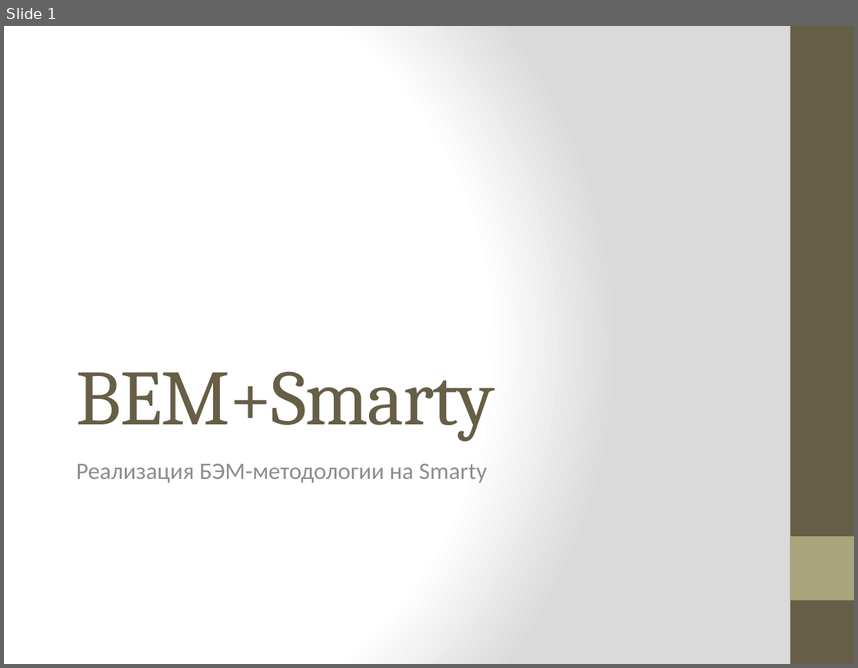
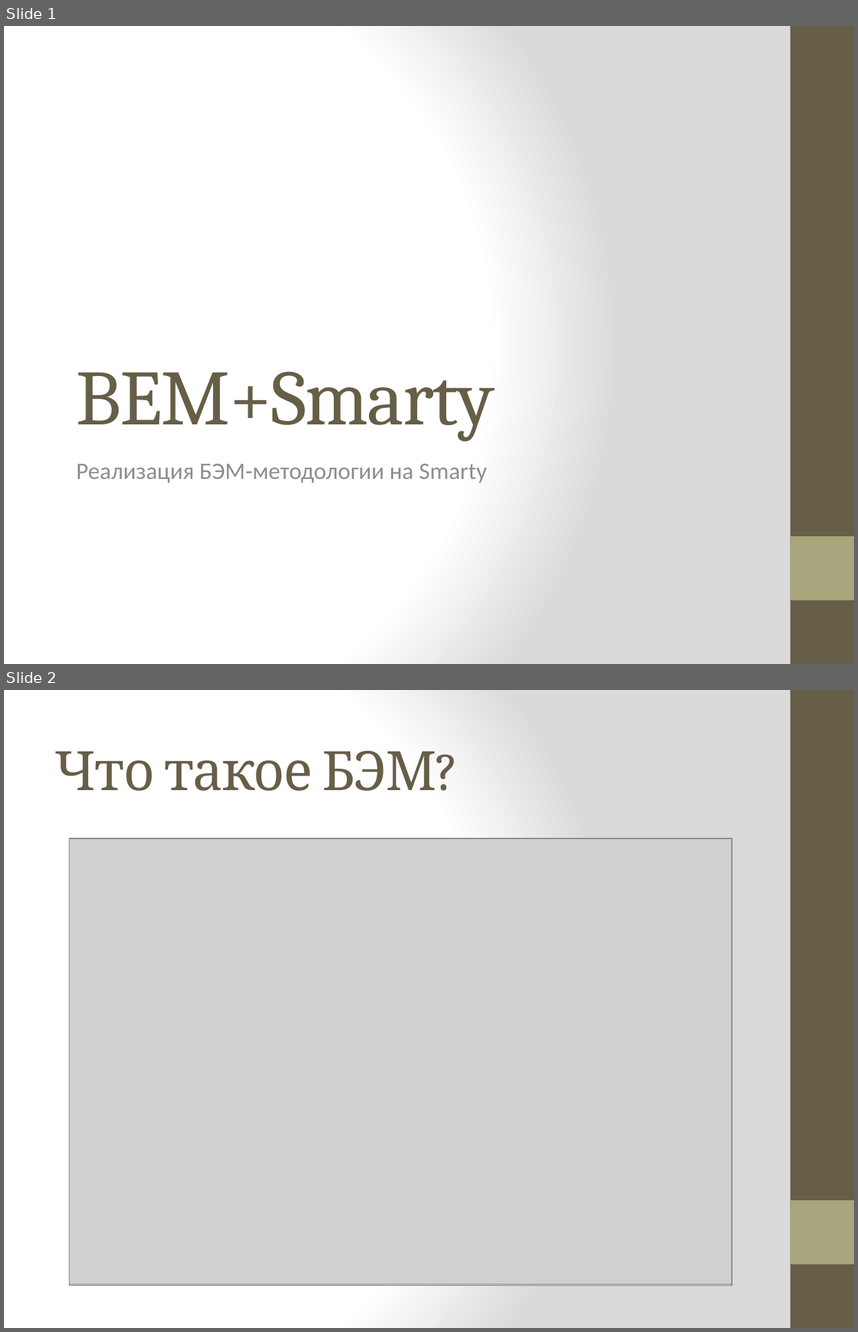
Before and after one commit to isallavat/BEM-Smarty, a slide deck: BEM+Smarty.pptx. Shown one above the other, each under a label of ours: slide 1 before the commit, slides 1 and 2 after it. The pictures are 858x668 and 858x1332 pixels, drawn with LibreOffice and Linux fonts; fonts in the diff are those of the drawing; grey boxes stand for pictures. Boxes give left, top, right and bottom in pixels: in the first picture for what was removed or moved away, otherwise in the second. Text is boxed around its words. In the diff, an @@ line names an element or a change of style, - is before the commit and + after.

```diff
--- a/BEM+Smarty.pptx
+++ b/BEM+Smarty.pptx
@@ slide 2 added at box(4, 690, 854, 1328), background gradient #FFFFFF to #DADADA; not listed: 2 template elements that a slide beside it also shows @@
@@ title added at box(55, 751, 437, 791), 46 pt, text #675E47 @@
+Что такое БЭМ?
@@ picture added at box(70, 839, 732, 1285) @@
@@ picture added at box(70, 839, 733, 1284) @@
```
Also in this commit, not shown: 1 slide changed, 4 other slides added, 25 other files.
